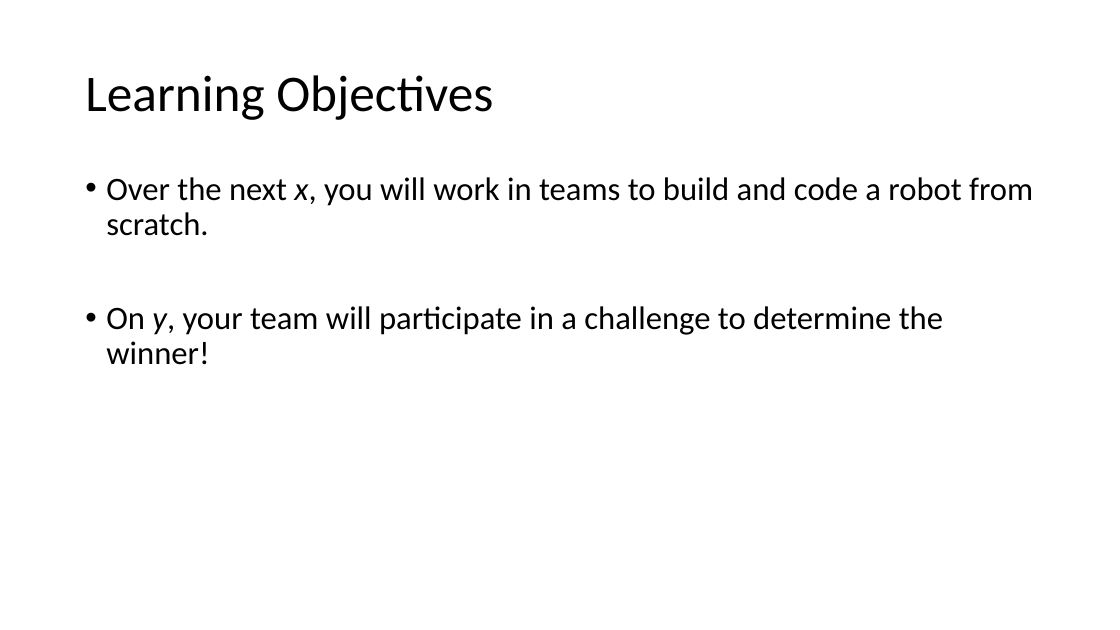
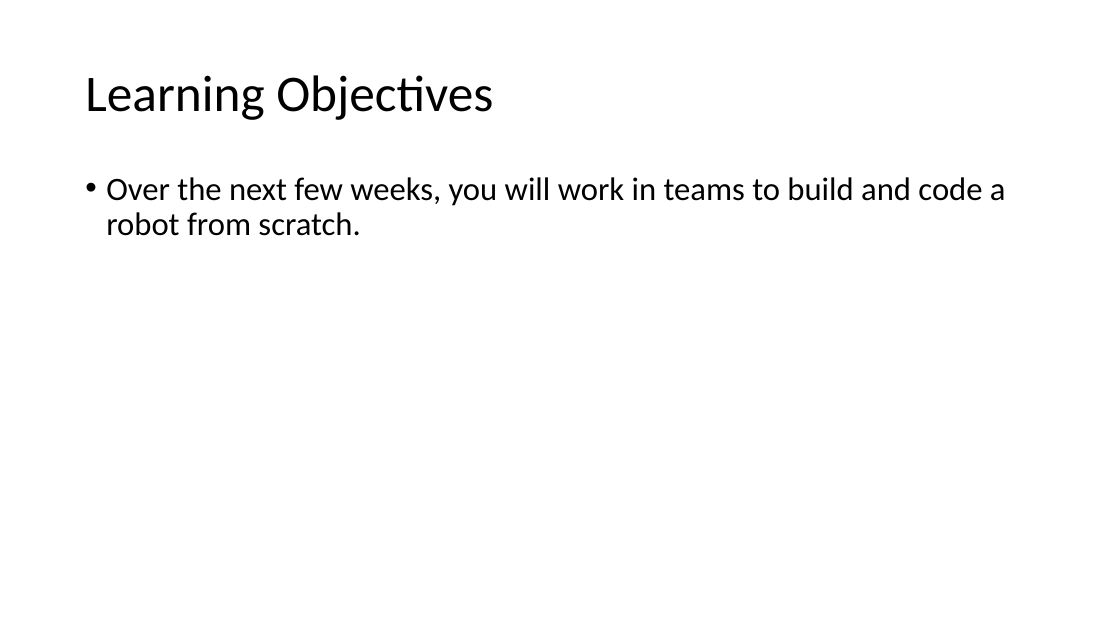
Before and after one commit to Falmouth-Games-Academy/lego-space-challenge, a slide deck: slide 2 of LEGO slides 1.pptx. Drawn at 1120x630 pixels with LibreOffice and Linux fonts; fonts in the diff are those of the drawing. Boxes give left, top, right and bottom in pixels: in the first picture for what was removed or moved away, otherwise in the second. Text is boxed around its words. In the diff, an @@ line names an element or a change of style, - is before the commit and + after.

```diff
--- a/LEGO slides 1.pptx
+++ b/LEGO slides 1.pptx
@@ text at <box>106,177,1006,236</box>: text changed @@
-• Over the next x, you will work in teams to build and code a robot from scratch.
-• On y, your team will participate in a challenge to determine the winner!
+• Over the next few weeks, you will work in teams to build and code a robot from scratch.
```
Also in this commit, not shown: 4 other slides changed, 1 slide added.
